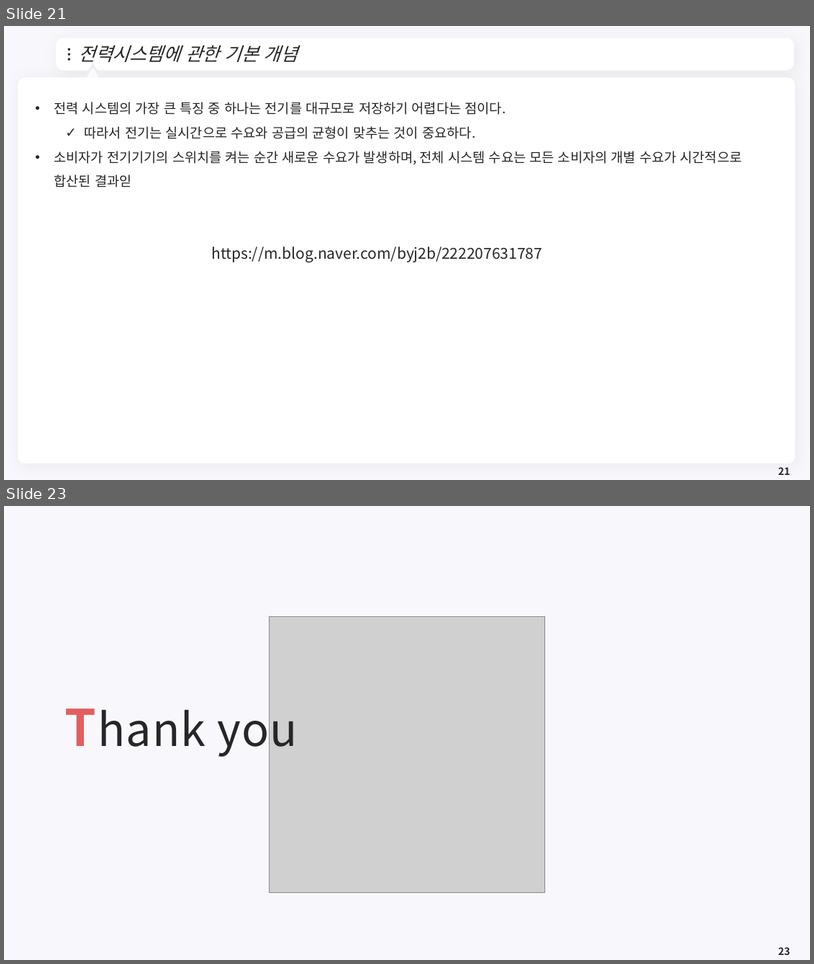
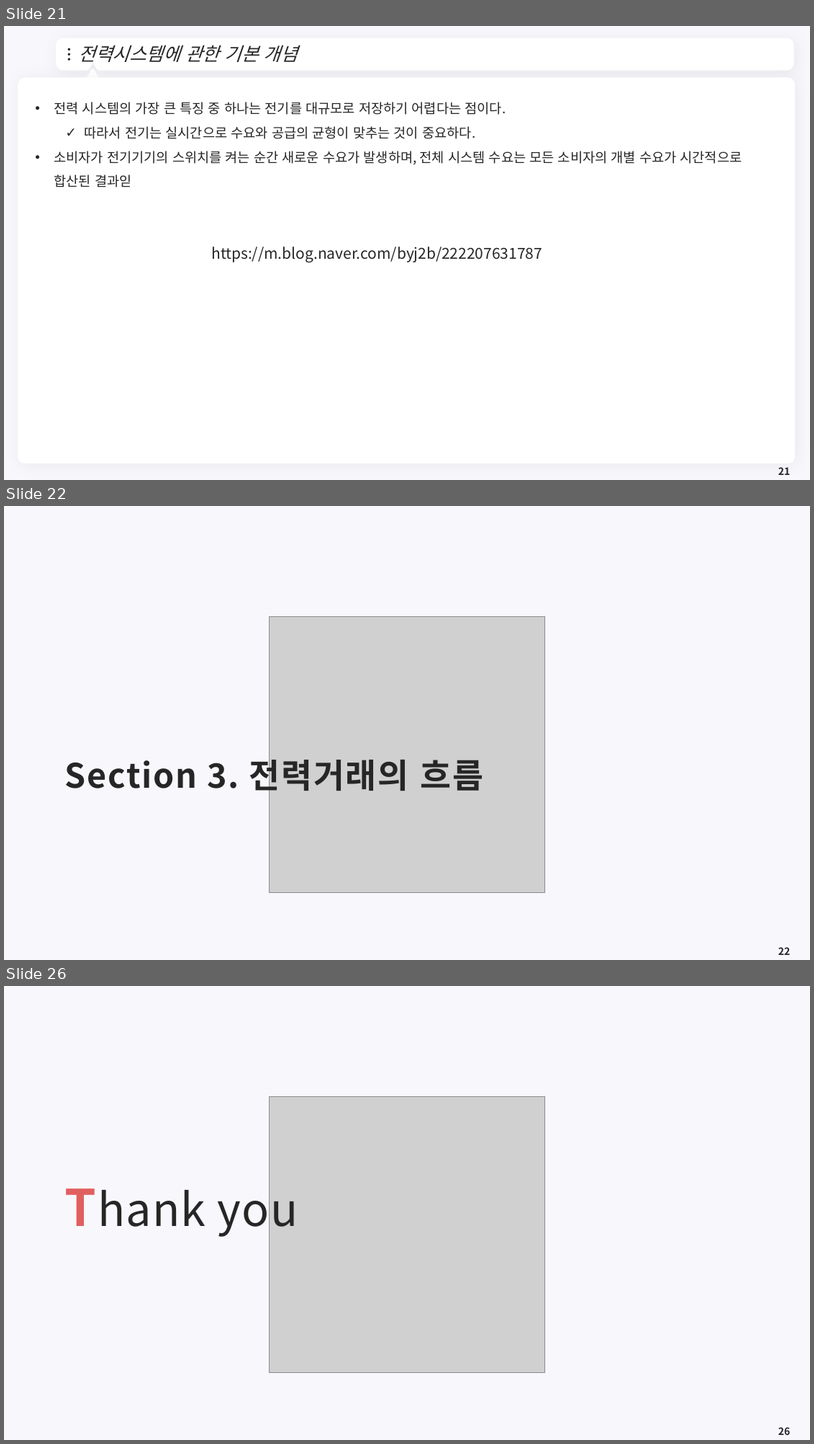
Before and after one commit to meandthey/Teaching, a slide deck: 에너지경제학/자원에너지경제학_Chapter_8 (전력시장).pptx. Shown one above the other, each under a label of ours: slides 21 and 23 before the commit, slides 21, 22 and 26 after it; the slides between them are not shown. The pictures are 814x964 and 814x1444 pixels, drawn with LibreOffice and Linux fonts; fonts in the diff are those of the drawing; grey boxes stand for pictures; background and template pictures are left out. Boxes give left, top, right and bottom in pixels: in the first picture for what was removed or moved away, otherwise in the second. Text is boxed around its words. In the diff, an @@ line names an element or a change of style, - is before the commit and + after.

```diff
--- a/에너지경제학/자원에너지경제학_Chapter_8 (전력시장).pptx
+++ b/에너지경제학/자원에너지경제학_Chapter_8 (전력시장).pptx
@@ slide 22 added at (x1=4, y1=506, x2=810, y2=960), background #F8F7FC @@
@@ picture added at (x1=270, y1=617, x2=545, y2=893) @@
@@ title added at (x1=65, y1=753, x2=484, y2=796), 40 pt, text #262626, bold @@
+Section 3. 전력거래의 흐름
@@ page number added at (x1=779, y1=947, x2=790, y2=955), 12 pt, text #262626, bold @@
+22
@@ what was slide 23 is now slide 26 @@
@@ page number at (x1=779, y1=1427, x2=790, y2=1435): text changed @@
-23
+26
```
Also in this commit, not shown: 2 slides changed, 2 other slides added, 3 other files.
